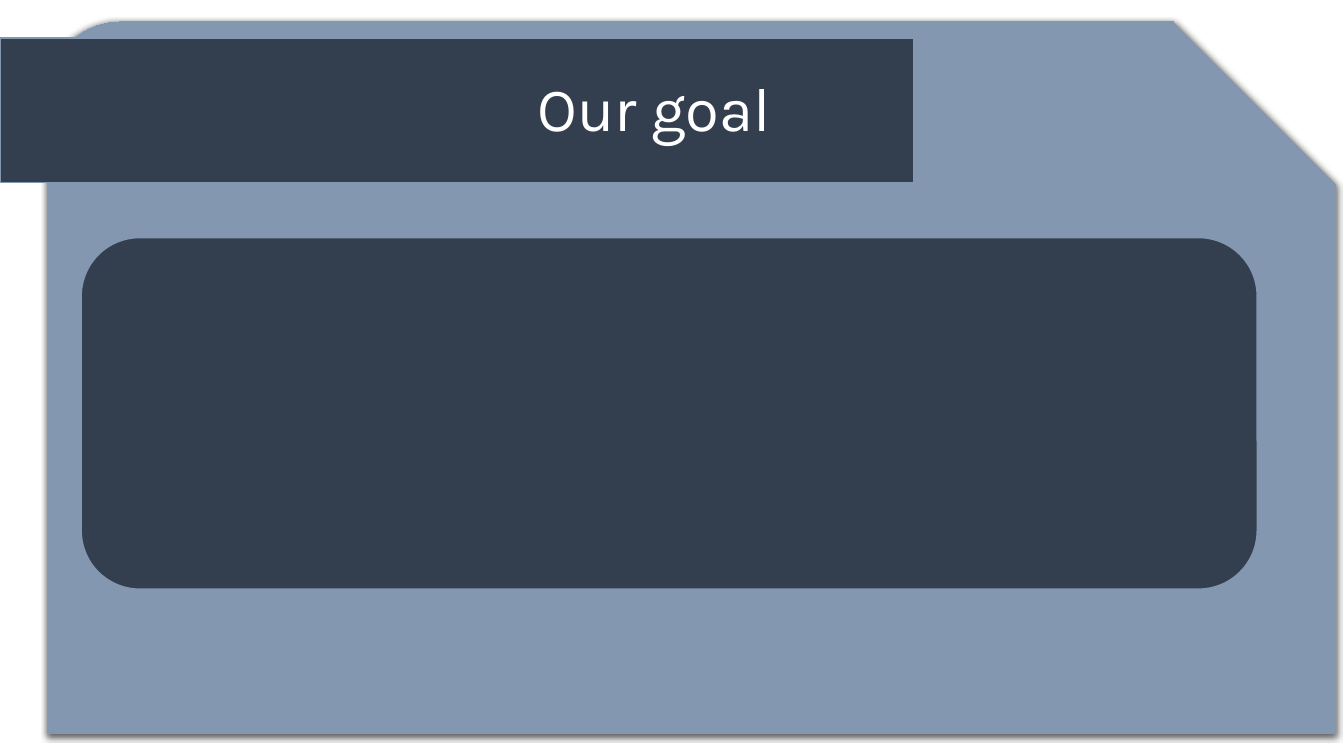
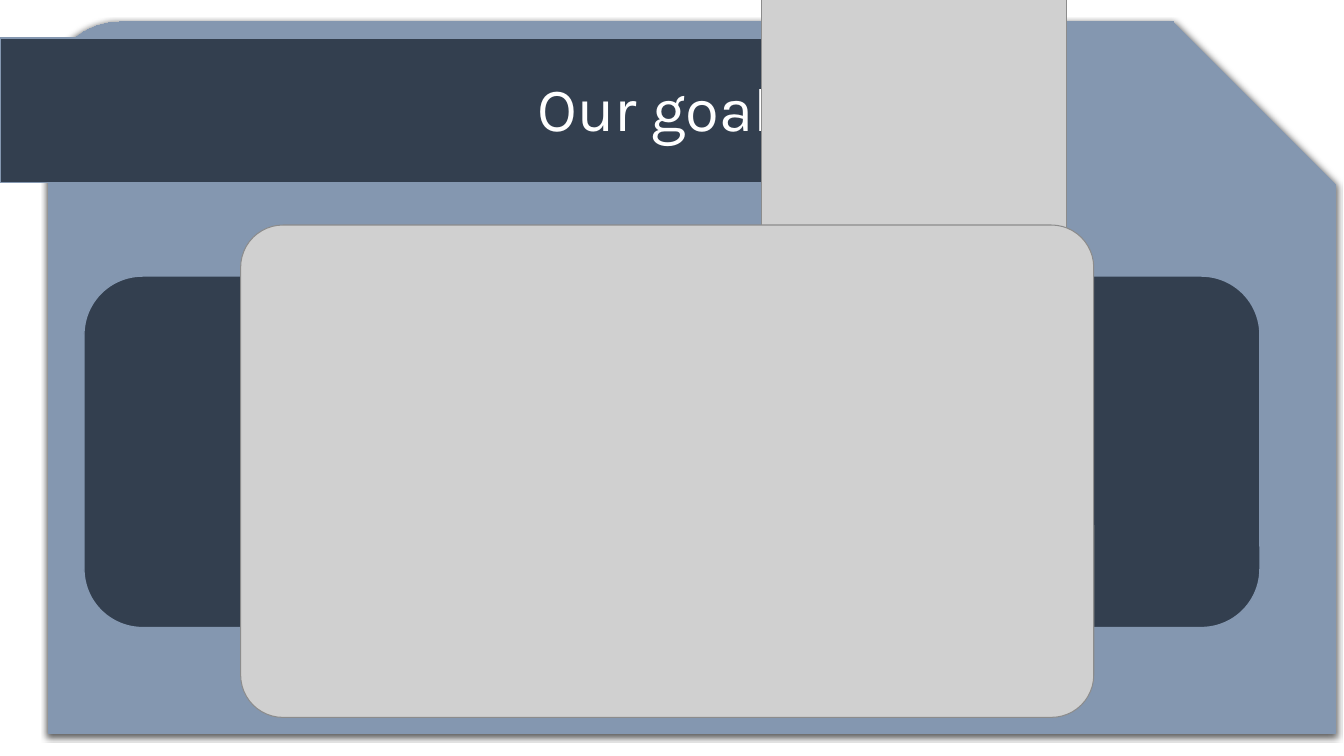
Before and after one commit to MPStoycheva19/Project-2022-Linked-List, a slide deck: slide 5 of documents/Presentation.pptx. Drawn at 1344x756 pixels with LibreOffice and Linux fonts; fonts in the diff are those of the drawing; grey boxes stand for pictures. Boxes give left, top, right and bottom in pixels: in the first picture for what was removed or moved away, otherwise in the second. Text is boxed around its words. In the diff, an @@ line names an element or a change of style, - is before the commit and + after.

Commit message:
Update presentation

```diff
--- a/documents/Presentation.pptx
+++ b/documents/Presentation.pptx
@@ picture added at (761, 0, 1067, 273) @@
@@ picture added at (241, 225, 1094, 717) @@
@@ rounded rectangle: place and size @@
-rounded rectangle at (82, 238, 1258, 590)
+rounded rectangle at (84, 276, 1260, 628)
```
Also in this commit, not shown: 3 other slides changed.
